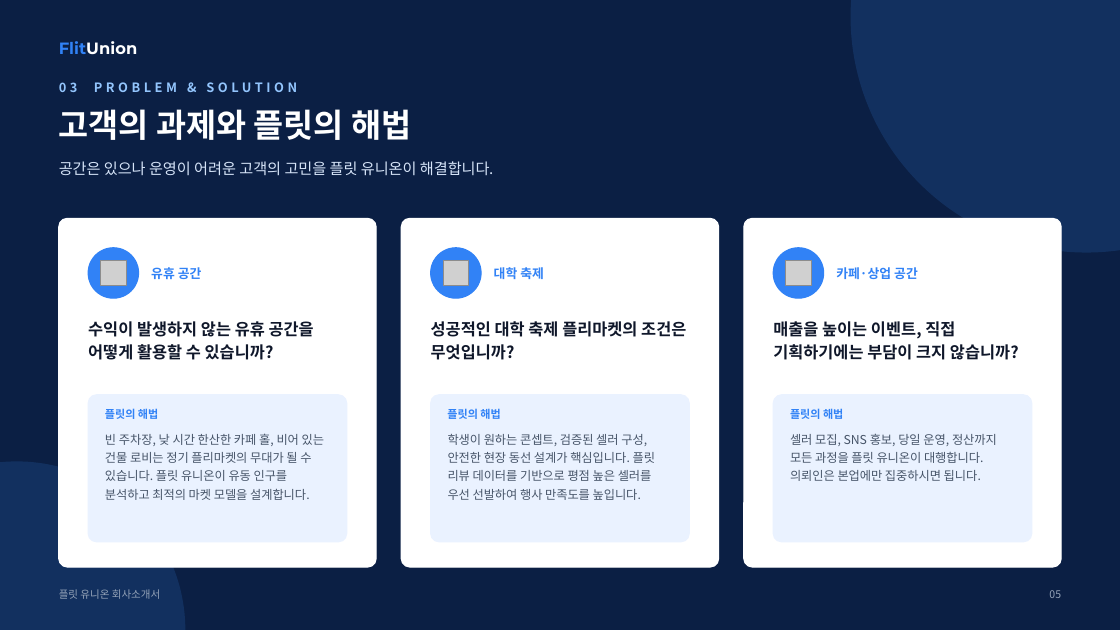
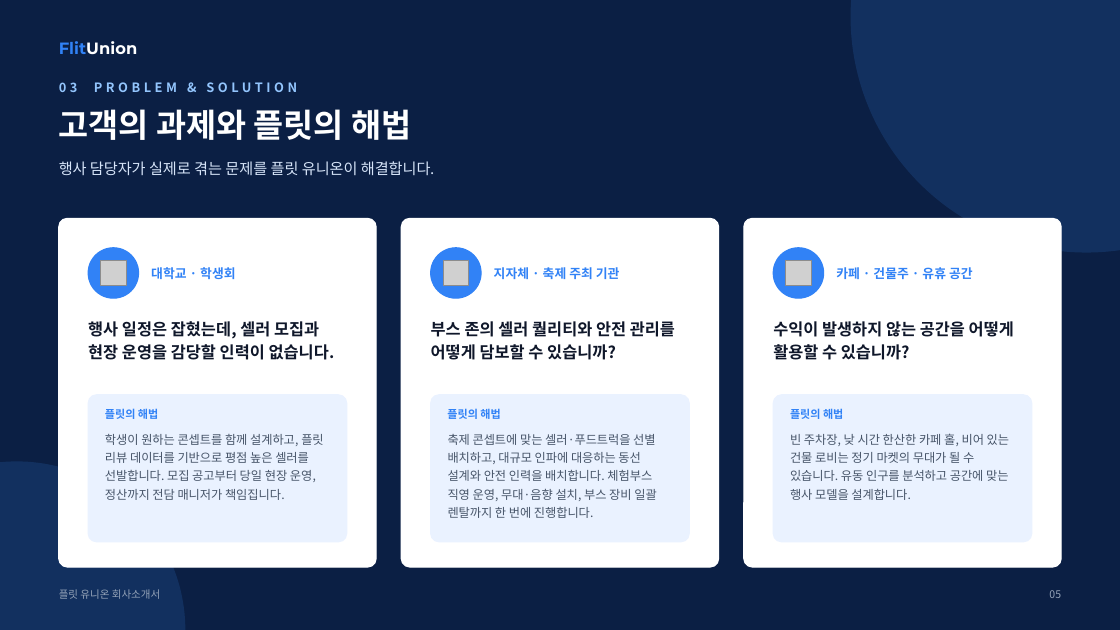
Before and after one commit to leearo9528-creator/Flitunion, a slide deck: slide 5 of docs/flitunion-company-profile.pptx. Drawn at 1120x630 pixels with LibreOffice and Linux fonts; fonts in the diff are those of the drawing; grey boxes stand for pictures. Boxes give left, top, right and bottom in pixels: in the first picture for what was removed or moved away, otherwise in the second. Text is boxed around its words. In the diff, an @@ line names an element or a change of style, - is before the commit and + after.

```diff
--- a/docs/flitunion-company-profile.pptx
+++ b/docs/flitunion-company-profile.pptx
@@ text at [59,161,435,175]: text changed @@
-공간은 있으나 운영이 어려운 고객의 고민을 플릿 유니온이 해결합니다.
+행사 담당자가 실제로 겪는 문제를 플릿 유니온이 해결합니다.
@@ text at [151,267,235,279]: text changed @@
-유휴 공간
+대학교 · 학생회
@@ text at [494,267,620,279]: text changed @@
-대학 축제
+지자체 · 축제 주최 기관
@@ text at [836,267,973,279]: text changed @@
-카페·상업 공간
+카페 · 건물주 · 유휴 공간
@@ text at [88,321,335,360]: text changed @@
-수익이 발생하지 않는 유휴 공간을 어떻게 활용할 수 있습니까?
+행사 일정은 잡혔는데, 셀러 모집과 현장 운영을 감당할 인력이 없습니다.
@@ text at [431,321,675,360]: text changed @@
-성공적인 대학 축제 플리마켓의 조건은 무엇입니까?
+부스 존의 셀러 퀄리티와 안전 관리를 어떻게 담보할 수 있습니까?
@@ text at [773,321,1014,360]: text changed @@
-매출을 높이는 이벤트, 직접 기획하기에는 부담이 크지 않습니까?
+수익이 발생하지 않는 공간을 어떻게 활용할 수 있습니까?
@@ text at [105,434,323,500]: text changed @@
-빈 주차장, 낮 시간 한산한 카페 홀, 비어 있는 건물 로비는 정기 플리마켓의 무대가 될 수 있습니다. 플릿 유니온이 유동 인구를 분석하고 최적의 마켓 모델을 설계합니다.
+학생이 원하는 콘셉트를 함께 설계하고, 플릿 리뷰 데이터를 기반으로 평점 높은 셀러를 선발합니다. 모집 공고부터 당일 현장 운영, 정산까지 전담 매니저가 책임집니다.
@@ text at [448,434,656,518]: text changed @@
-학생이 원하는 콘셉트, 검증된 셀러 구성, 안전한 현장 동선 설계가 핵심입니다. 플릿 리뷰 데이터를 기반으로 평점 높은 셀러를 우선 선발하여 행사 만족도를 높입니다.
+축제 콘셉트에 맞는 셀러·푸드트럭을 선별 배치하고, 대규모 인파에 대응하는 동선 설계와 안전 인력을 배치합니다. 체험부스 직영 운영, 무대·음향 설치, 부스 장비 일괄 렌탈까지 한 번에 진행합니다.
@@ text at [790,433,1009,500]: text changed @@
-셀러 모집, SNS 홍보, 당일 운영, 정산까지 모든 과정을 플릿 유니온이 대행합니다. 의뢰인은 본업에만 집중하시면 됩니다.
+빈 주차장, 낮 시간 한산한 카페 홀, 비어 있는 건물 로비는 정기 마켓의 무대가 될 수 있습니다. 유동 인구를 분석하고 공간에 맞는 행사 모델을 설계합니다.
```
Also in this commit, not shown: 16 other slides changed, 4 slides added, 4 other files.
